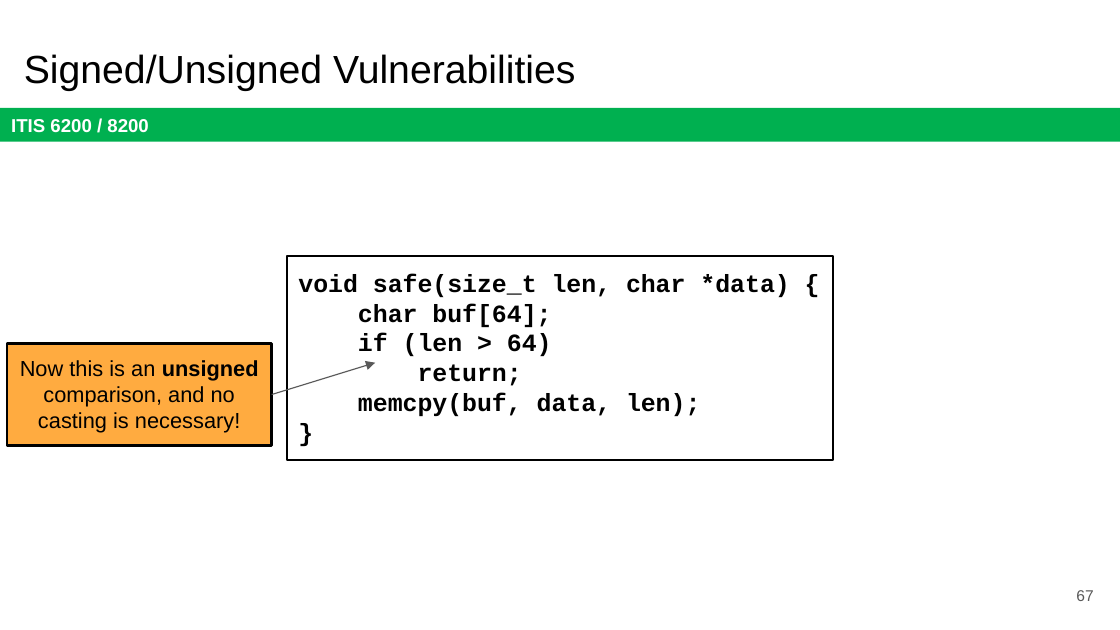
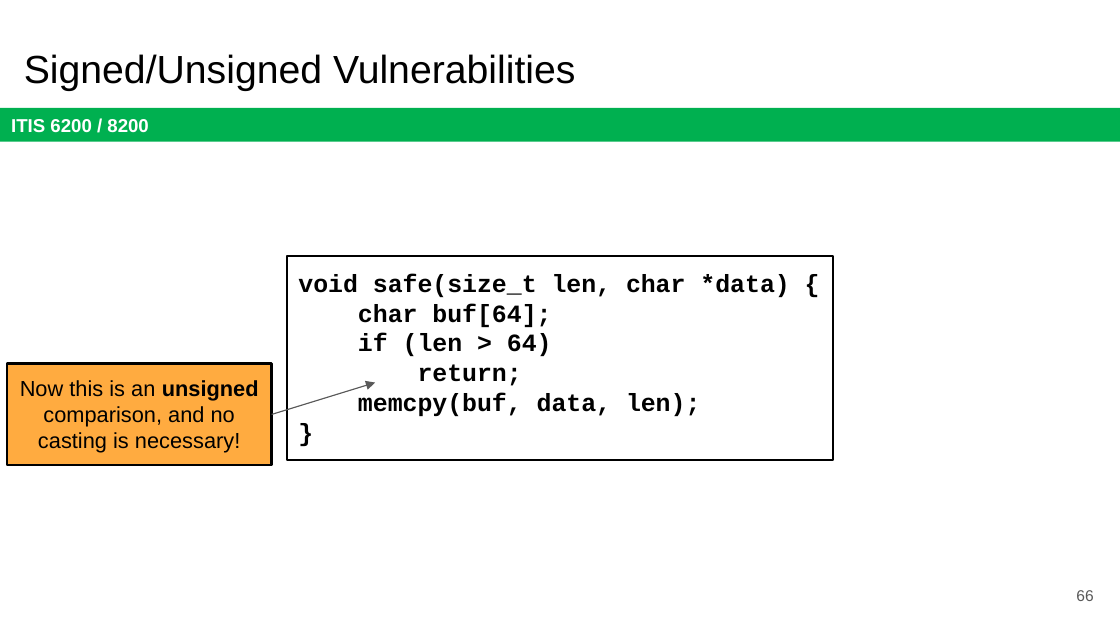
Before and after one commit to jx5c/github.io, a slide deck: slide 66 of teaching/ITIS6200/2023fa/lectures/lec20.Memory Safety Vulnerabilities.pptx (slide 67 before the commit). Drawn at 1120x630 pixels with LibreOffice and Linux fonts; fonts in the diff are those of the drawing. Boxes give left, top, right and bottom in pixels: in the first picture for what was removed or moved away, otherwise in the second. Text is boxed around its words. In the diff, an @@ line names an element or a change of style, - is before the commit and + after.

```diff
--- a/teaching/ITIS6200/2023fa/lectures/lec20.Memory Safety Vulnerabilities.pptx
+++ b/teaching/ITIS6200/2023fa/lectures/lec20.Memory Safety Vulnerabilities.pptx
@@ rectangle "Now this is an unsigned ...": place and size @@
-rectangle "Now this is an unsigned ..." at (7, 344, 271, 446)
+rectangle "Now this is an unsigned ..." at (7, 364, 271, 466)
@@ arrow moved from (272, 394) - (375, 363) to (272, 414) - (375, 383) @@
@@ page number at (1076, 590, 1093, 601): text changed @@
-67
+66
```
Also in this commit, not shown: 14 other slides changed, 1 slide removed, 4 other files.
